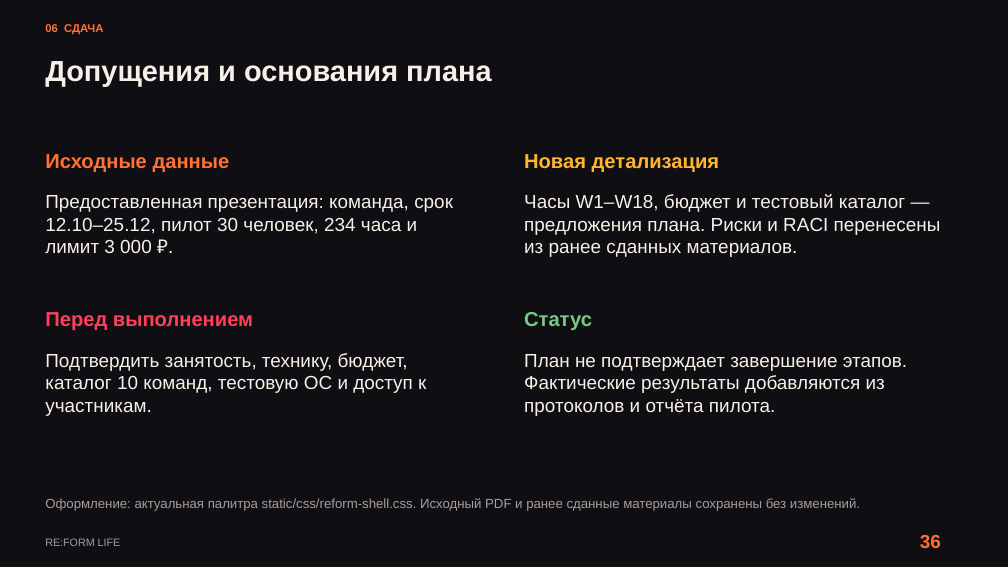
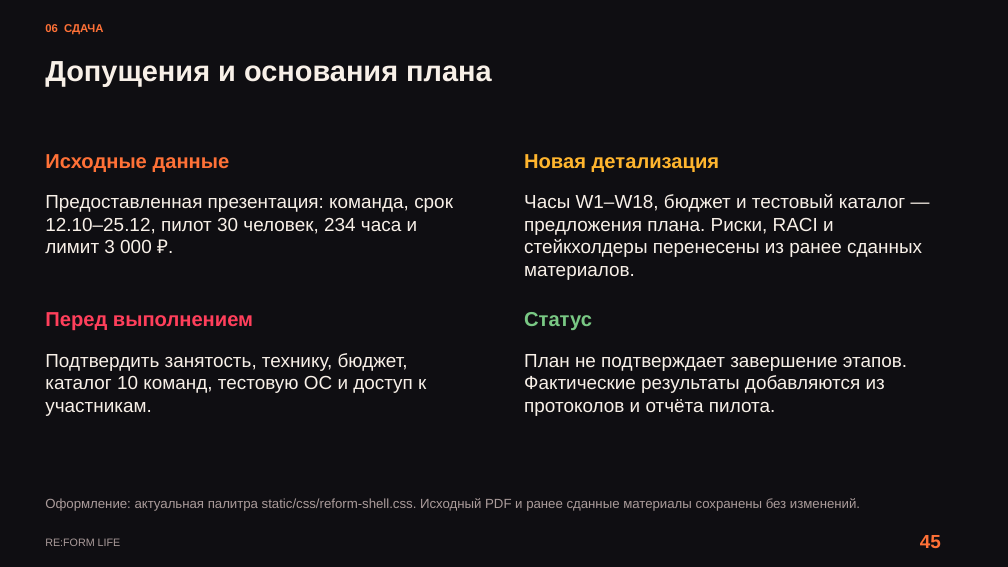
Before and after one commit to kartaamigo/RE-FORM-LIFE, a slide deck: slide 45 of docs/project-plan/RE_FORM_LIFE_Reviewed_Design.pptx (slide 36 before the commit). Drawn at 1008x567 pixels with LibreOffice and Linux fonts; fonts in the diff are those of the drawing. Boxes give left, top, right and bottom in pixels: in the first picture for what was removed or moved away, otherwise in the second. Text is boxed around its words. In the diff, an @@ line names an element or a change of style, - is before the commit and + after.

```diff
--- a/docs/project-plan/RE_FORM_LIFE_Reviewed_Design.pptx
+++ b/docs/project-plan/RE_FORM_LIFE_Reviewed_Design.pptx
@@ text at [524,194,922,280]: text changed @@
-Часы W1–W18, бюджет и тестовый каталог — предложения плана. Риски и RACI перенесены из ранее сданных материалов.
+Часы W1–W18, бюджет и тестовый каталог — предложения плана. Риски, RACI и стейкхолдеры перенесены из ранее сданных материалов.
@@ text at [920,535,941,548]: text changed @@
-36
+45
```
Also in this commit, not shown: 12 other slides changed, 11 slides added, 2 slides removed, 2 other files.
